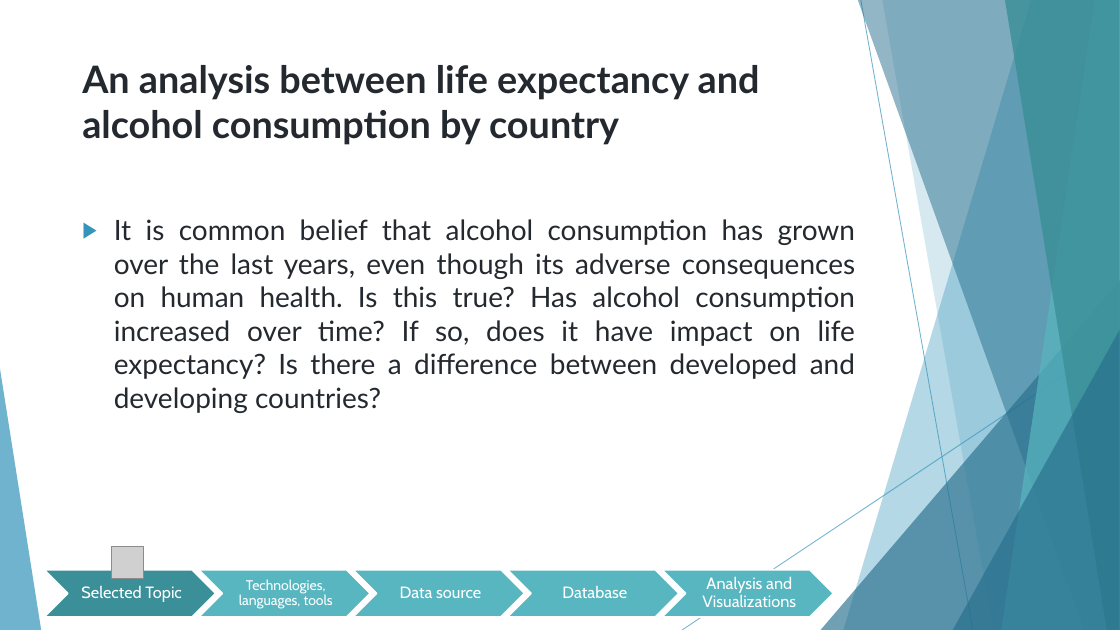
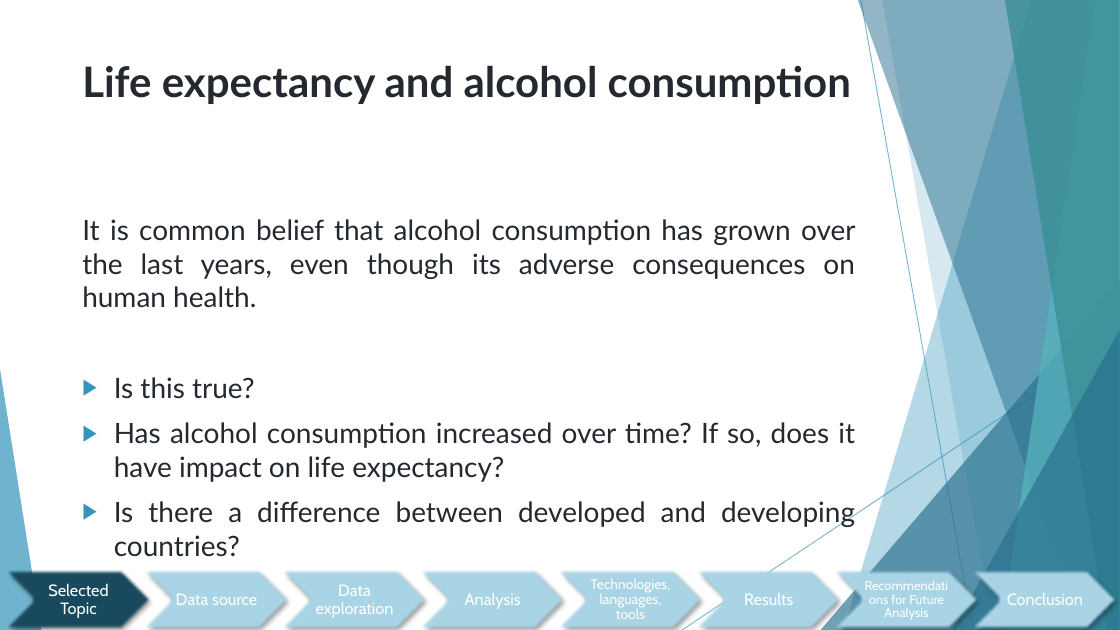
Before and after one commit to jcerda1994/Proyecto_final_1, a slide deck: slide 3 of Final Presentation.pptx (slide 4 before the commit). Drawn at 1120x630 pixels with LibreOffice and Linux fonts; fonts in the diff are those of the drawing; grey boxes stand for pictures. Boxes give left, top, right and bottom in pixels: in the first picture for what was removed or moved away, otherwise in the second. Text is boxed around its words. In the diff, an @@ line names an element or a change of style, - is before the commit and + after.

```diff
--- a/Final Presentation.pptx
+++ b/Final Presentation.pptx
@@ title at [82, 65, 851, 104]: text changed; size 32.4 to 36 pt @@
-An analysis between life expectancy and alcohol consumption by country
+Life expectancy and alcohol consumption
@@ text at [82, 219, 856, 528]: text changed @@
-▶ It is common belief that alcohol consumption has grown over the last years, even though its adverse consequences on human health. Is this true? Has alcohol consumption increased over time? If so, does it have impact on life expectancy? Is there a difference between developed and developing countries?
+It is common belief that alcohol consumption has grown over the last years, even though its adverse consequences on human health.
+▶ Is this true?
+▶ Has alcohol consumption increased over time? If so, does it have impact on life expectancy?
+▶ Is there a difference between developed and developing countries?
@@ picture removed at [112, 547, 144, 579] @@
@@ chevron: place and size @@
-chevron at [45, 570, 216, 617]
+chevron at [0, 570, 154, 630]
@@ chevron at [0, 570, 154, 630]: fill #3A8F98 to #1A4A5D; outline #FFFFFF 1.5 pt to none; shadow on @@
@@ text "Selected Topic" rewrapped from [81, 585, 181, 602] to [48, 583, 108, 618] @@
@@ fill #58B6C0 to #AAD6E7; outline #FFFFFF 1.5 pt to none; shadow on in 4 elements at [691, 570, 844, 630], [553, 570, 707, 630], [414, 570, 568, 630], [138, 570, 292, 630] @@
@@ chevron: place and size @@
-chevron at [198, 570, 370, 617]
+chevron at [138, 570, 292, 630]
@@ text "Data source": place and size @@
-text "Data source" at [400, 586, 481, 598]
+text "Data source" at [176, 594, 257, 605]
@@ chevron: place and size @@
-chevron at [353, 570, 524, 617]
+chevron at [414, 570, 568, 630]
@@ chevron: place and size @@
-chevron at [507, 570, 679, 617]
+chevron at [553, 570, 707, 630]
@@ text removed at [562, 586, 627, 598] @@
-Database
@@ text "Technologies, languages, tools" rewrapped from [239, 579, 333, 609] to [591, 579, 671, 619] @@
@@ chevron: place and size @@
-chevron at [662, 570, 833, 617]
+chevron at [691, 570, 844, 630]
@@ text removed at [702, 576, 796, 607] @@
-Analysis and Visualizations
@@ group added at [276, 570, 1120, 630]: 5 texts, 3 chevrons @@
+Data exploration
+Analysis
+Results
+Recommendations for Future Analysis
+Conclusion
```
Also in this commit, not shown: 9 other slides changed, 8 slides added, 9 slides removed.
